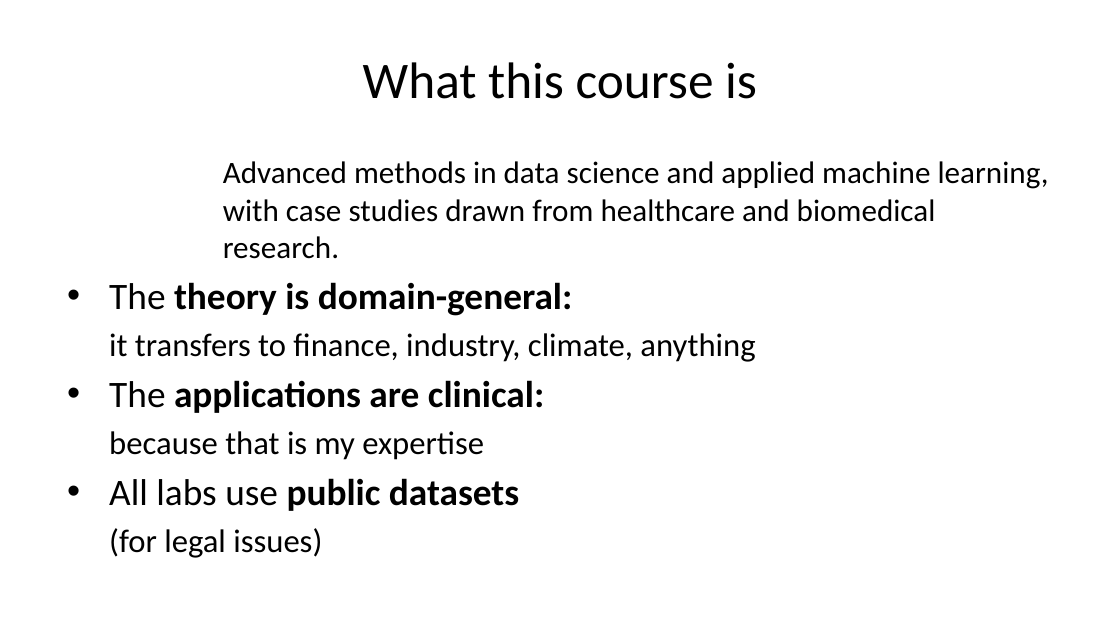
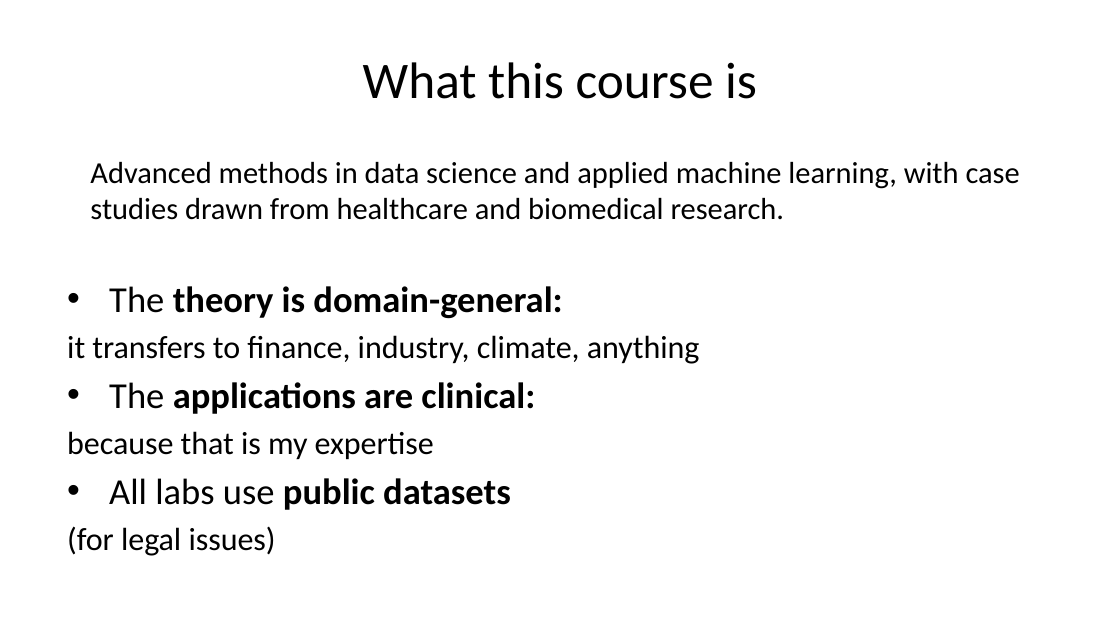
Before and after one commit to pauldubois98/AdcancedTopicsDataScience2026, a slide deck: slide 4 of Course01/slides.pptx. Drawn at 1120x630 pixels with LibreOffice and Linux fonts; fonts in the diff are those of the drawing. Boxes give left, top, right and bottom in pixels: in the first picture for what was removed or moved away, otherwise in the second. Text is boxed around its words. In the diff, an @@ line names an element or a change of style, - is before the commit and + after.

```diff
--- a/Course01/slides.pptx
+++ b/Course01/slides.pptx
@@ text "Advanced methods in data science ..." at box(67, 162, 1020, 556): size 20 to 19.6 pt in "Advanced methods in data science and applied ..."; size 24 to 23.5 pt in "The theory is domain-general:", "The applications are clinical:", "All labs use public datasets"; size 21 to 20.6 pt in "it transfers to finance, industry, climate, anything", "because that is my expertise", "(for legal issues)"; indent changed; list level 2 to 1 in "it transfers to finance, industry, ..."; list level 2 to 1 in "because that is my expertise"; list level 2 to 1 in "(for legal issues)" @@
```
Also in this commit, not shown: 19 other slides changed, 1 other file.
